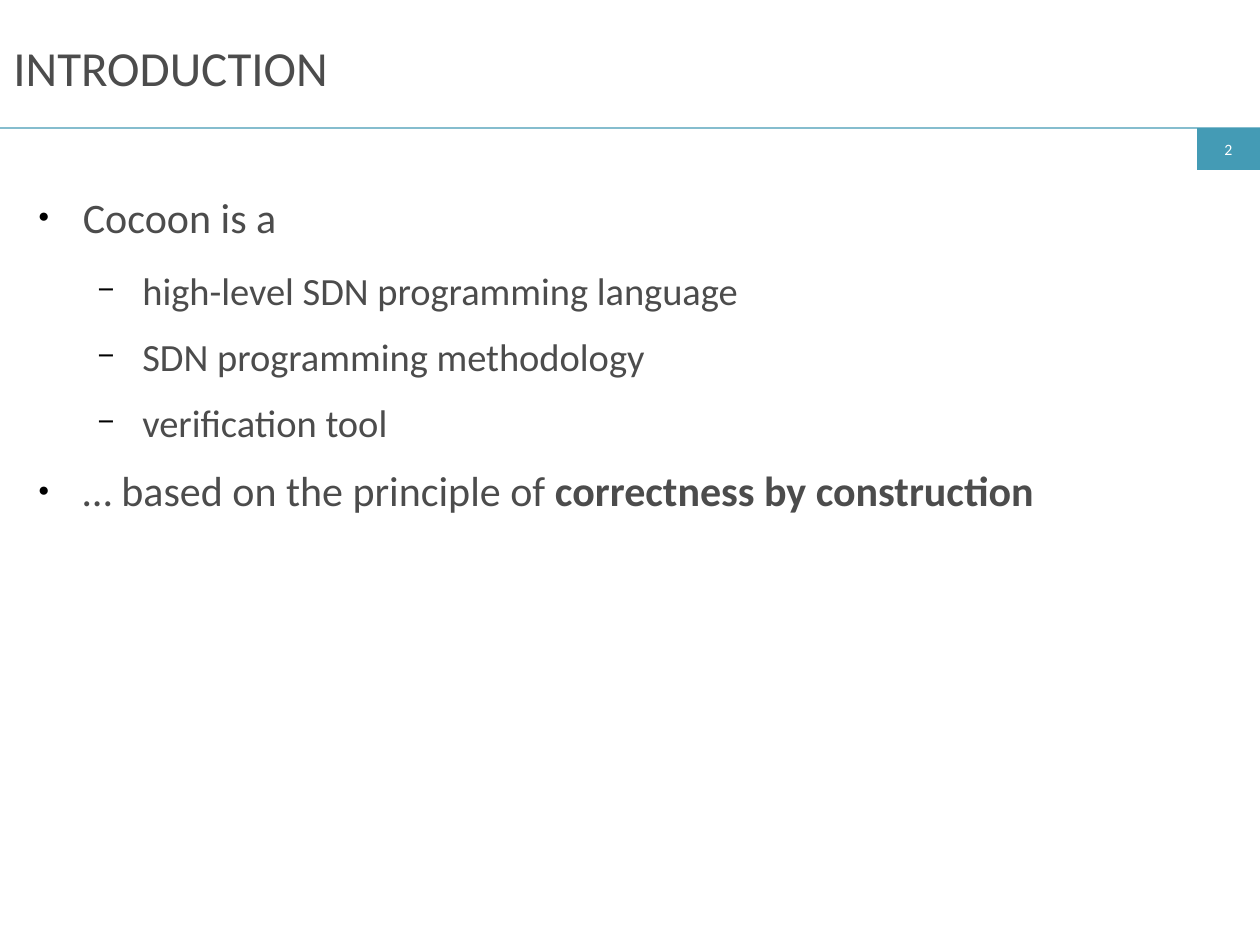
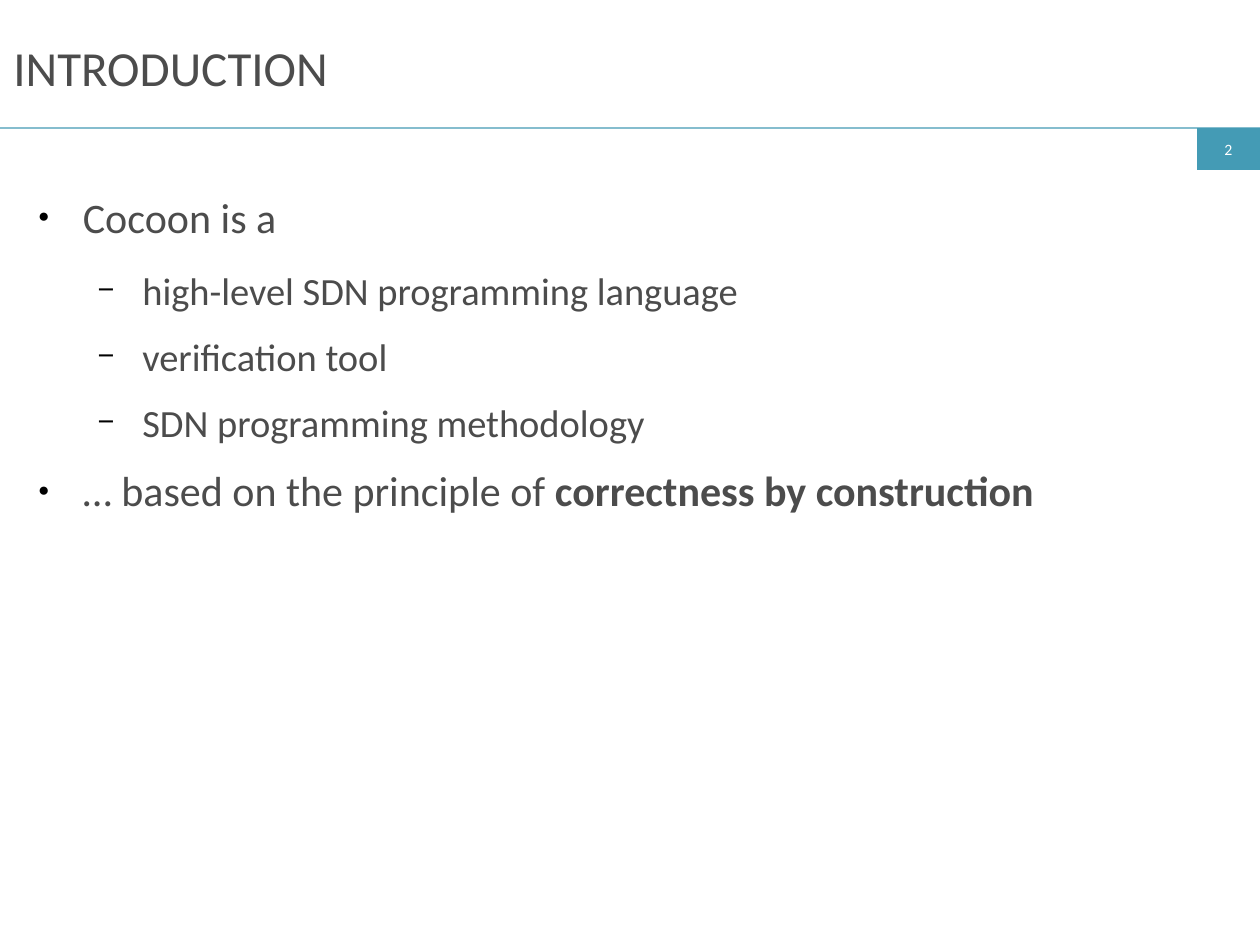
Before and after one commit to ryzhyk/cocoon, a slide deck: slide 2 of doc/netpl16/talk/cocoon.odp. Drawn at 1260x945 pixels with LibreOffice and Linux fonts; fonts in the diff are those of the drawing. Boxes give left, top, right and bottom in pixels: in the first picture for what was removed or moved away, otherwise in the second. Text is boxed around its words. In the diff, an @@ line names an element or a change of style, - is before the commit and + after.

```diff
--- a/doc/netpl16/talk/cocoon.odp
+++ b/doc/netpl16/talk/cocoon.odp
@@ text at box(142, 344, 388, 372): paragraph added @@
+  − verification tool
@@ text at box(142, 410, 388, 438): paragraph removed @@
-  − verification tool
```
Also in this commit, not shown: 10 other slides changed, 2 slides added, 2 other files.
